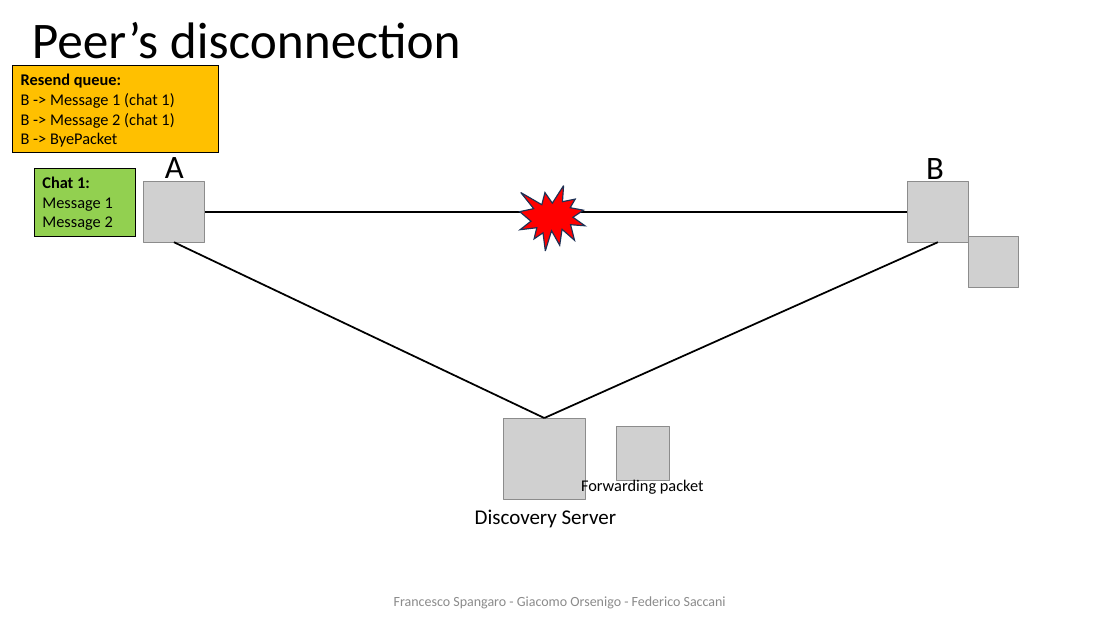
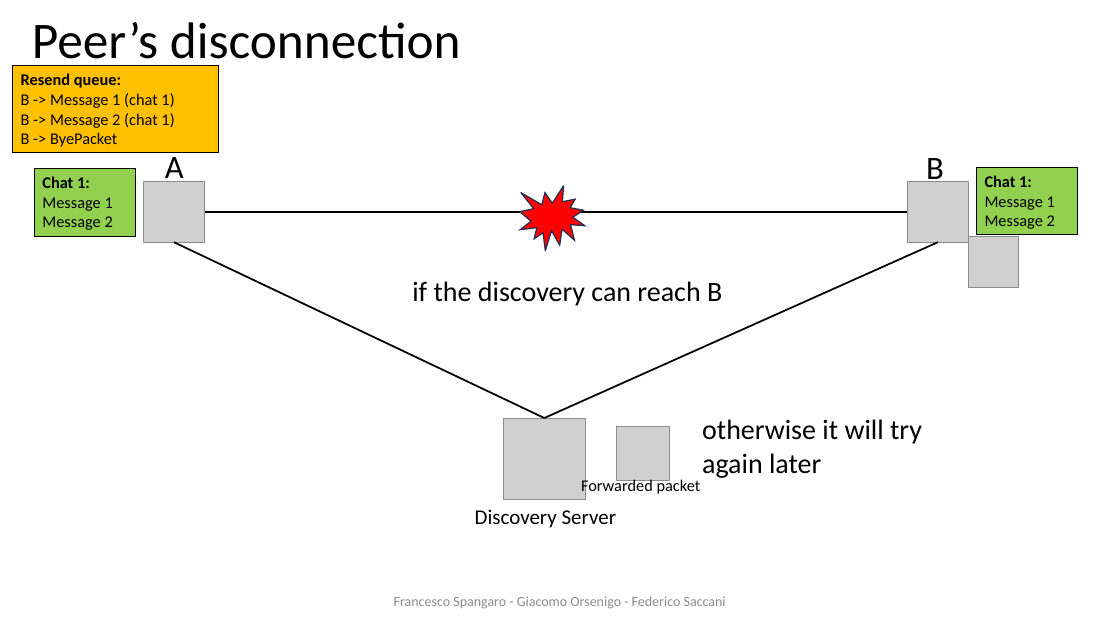
Before and after one commit to francescospangaro/HACOGroupChat, a slide deck: slide 20 of docs/presentazione ds.pptx. Drawn at 1120x630 pixels with LibreOffice and Linux fonts; fonts in the diff are those of the drawing; grey boxes stand for pictures; background and template pictures are left out. Boxes give left, top, right and bottom in pixels: in the first picture for what was removed or moved away, otherwise in the second. Text is boxed around its words. In the diff, an @@ line names an element or a change of style, - is before the commit and + after.

```diff
--- a/docs/presentazione ds.pptx
+++ b/docs/presentazione ds.pptx
@@ rectangle added at (976, 167, 1078, 235), fill #92D050, outline #000000 0.75 pt, 14 pt, text #000000 @@
+Chat 1:
+Message 1
+Message 2
@@ text added at (412, 281, 722, 306), 24 pt, text #000000 @@
+if the discovery can reach B
@@ text added at (702, 419, 922, 478), 24 pt, text #000000 @@
+otherwise it will try again later
@@ text at (581, 478, 701, 496): text changed @@
-Forwarding packet
+Forwarded packet
```
Also in this commit, not shown: 4 other slides changed, 1 slide removed.
